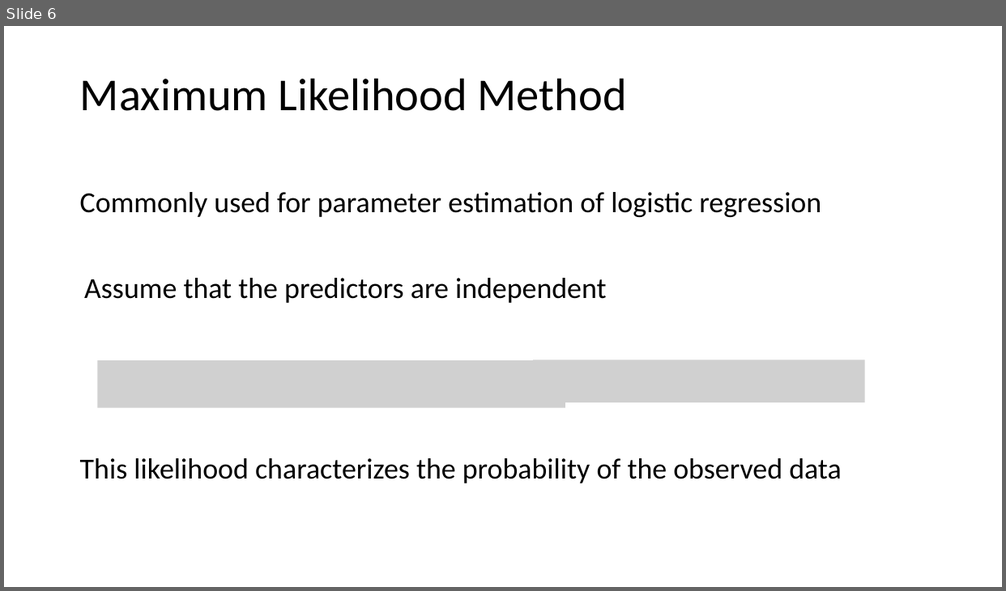
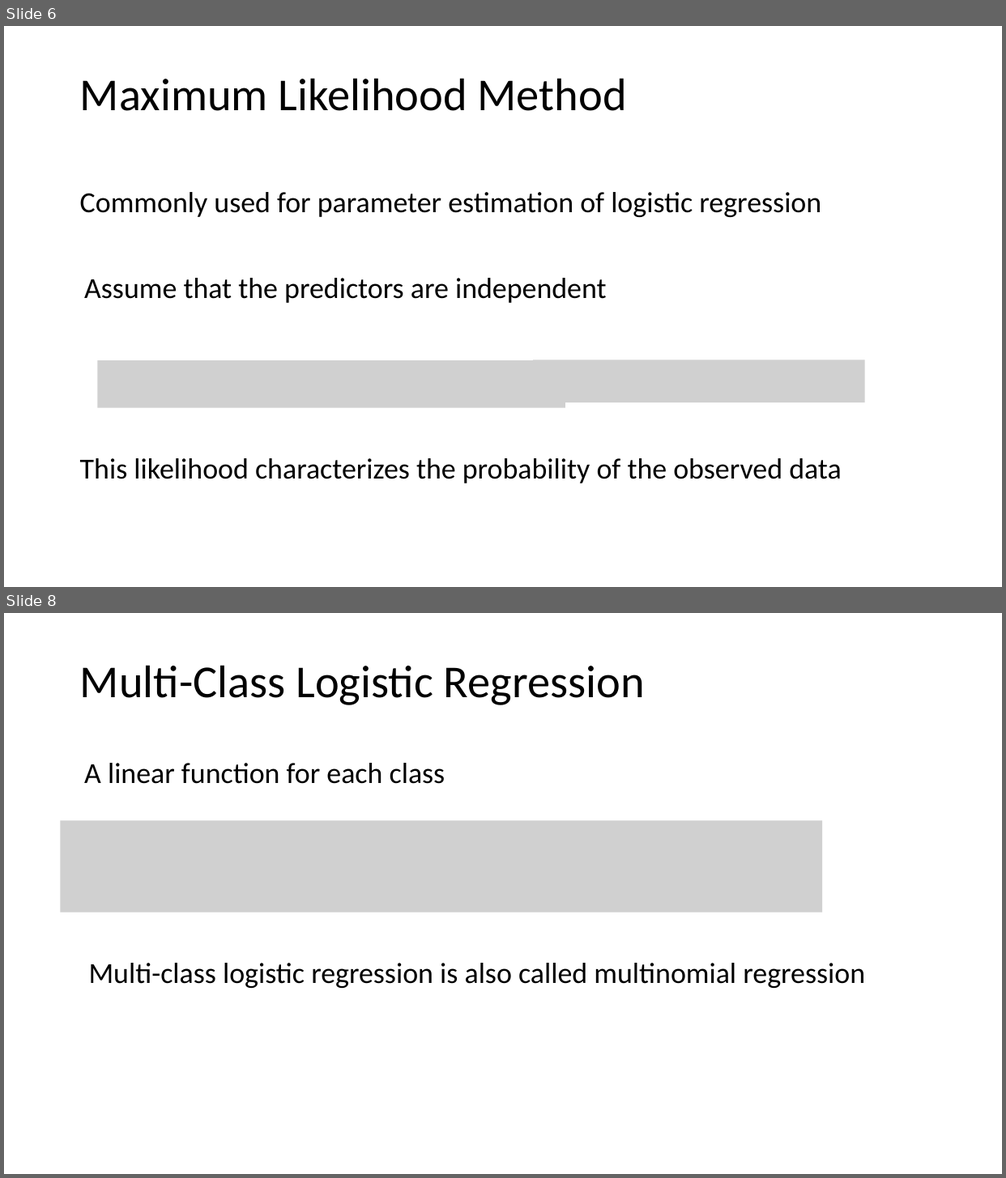
Before and after one commit to tianzheng4/tianzheng4.github.io, a slide deck: _umkc-teaching/slides/Lecture 5.pptx. Shown one above the other, each under a label of ours: slide 6 before the commit, slides 6 and 8 after it; the slides between them are not shown. The pictures are 1006x591 and 1006x1178 pixels, drawn with LibreOffice and Linux fonts; fonts in the diff are those of the drawing; grey boxes stand for pictures. Boxes give left, top, right and bottom in pixels: in the first picture for what was removed or moved away, otherwise in the second. Text is boxed around its words. In the diff, an @@ line names an element or a change of style, - is before the commit and + after.

```diff
--- a/_umkc-teaching/slides/Lecture 5.pptx
+++ b/_umkc-teaching/slides/Lecture 5.pptx
@@ slide 8 added at box(4, 613, 1002, 1174), background #FFFFFF @@
@@ title added at box(80, 665, 645, 705), 44 pt, text #000000 @@
+Multi-Class Logistic Regression
@@ text added at box(84, 763, 445, 784), 28 pt, text #000000 @@
+A linear function for each class
@@ picture added at box(60, 821, 822, 914) @@
@@ text added at box(89, 963, 865, 988), 28 pt, text #000000 @@
+Multi-class logistic regression is also called multinomial regression
```
Also in this commit, not shown: 2 slides changed, 4 other slides added.
